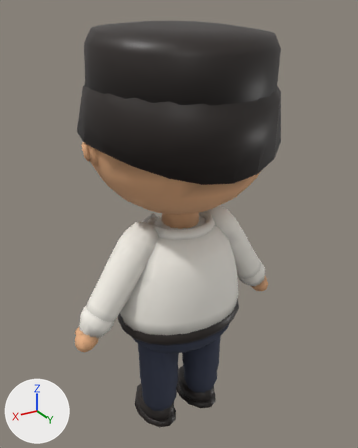
A saved change to the glTF model game/assets/models/char_kades.glb.
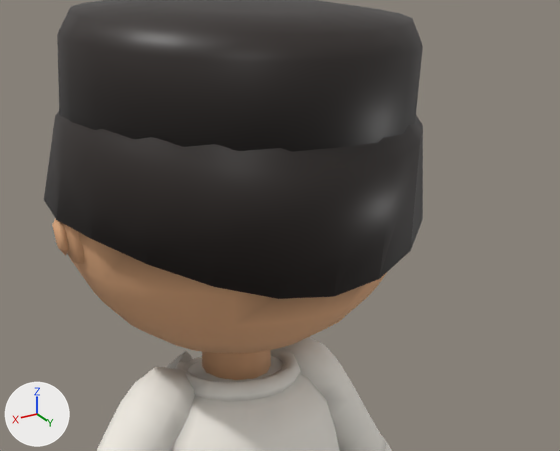
There are two pictures of each version: one whole from a camera (50 mm lens) standing at (0.594, 0.983, 1.089) and looking at (-0.01, -0.023, 0.586), one close up on the part from 15% to 99% of the width and 5% to 60% of the height. The lights are fixed; the arrows at lower left show +X, +Y and +Z. The older version's two pictures come first. Vertices at exactly the same position are counted once.

Objects in the first close-up: 'Body'.
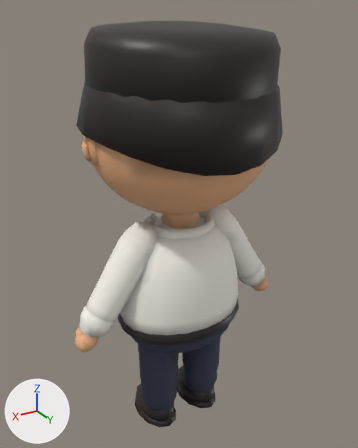
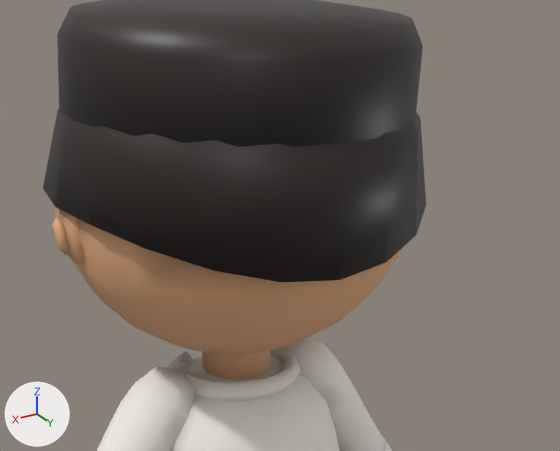
Location of each change, (x1, y1, x2, y2) in pixels of the close-ups (560 x 451 px; the box of a moved part takes in the faces that stretch with it):
```json
{"object": "Body", "change": "reshaped", "before": [44, 0, 423, 451], "after": [43, 0, 426, 451]}
{"part": 1, "of": "me_body", "change": "moved or reshaped", "before": [44, 111, 423, 299], "after": [43, 109, 426, 282]}
{"part": 2, "of": "me_body", "change": "edited", "before": [52, 144, 387, 325], "after": [52, 144, 387, 325], "on screen": "looks the same"}
{"part": 3, "of": "me_body", "change": "recoloured", "before": [58, 221, 250, 295], "after": [55, 207, 390, 295]}
```

Scene script edits in JSON lines:
```json
{"block": "me_body", "where": "# used by ob_body; location = (0.0, 0.0, 0.0)"}
{"op": "remove", "block": "me_body", "code": "me_body.from_pydata(...)  # 2457 vertices, 4622 faces; spans x -0.297..0.297, y -0.228..0.222, z -0.001..1.069"}
{"op": "add", "block": "me_body", "code": "me_body.from_pydata(...)  # 2457 vertices, 4622 faces; spans x -0.297..0.297, y -0.228..0.219, z -0.001..1.069"}
{"block": "me_body", "change": "me_body part 1: 57 of 2457 vertices moved; they spanned x -0.239..0.239, y -0.203..0.222, z 0.763..0.967 and now span x -0.24..0.24, y -0.202..0.219, z 0.784..0.968; mean shift (0.0, 0.001, 0.011); largest move (0.0, 0.209, 0.763) -> (0.0, 0.217, 0.785)"}
{"block": "me_body", "change": "me_body part 2: 98 faces centred in x -0.24..0.24, y -0.2..0.199, z 0.744..1.003 are repainted in the vertex colours; the middle colour goes from white #f1f1f1 to white #fbfbfb"}
{"block": "me_body", "change": "me_body part 3: 78 faces centred in x -0.236..0.236, y -0.204..0.204, z 0.789..0.97 are repainted in the vertex colours; the middle colour goes from light grey #dedede to white #f9f9f9"}
```
